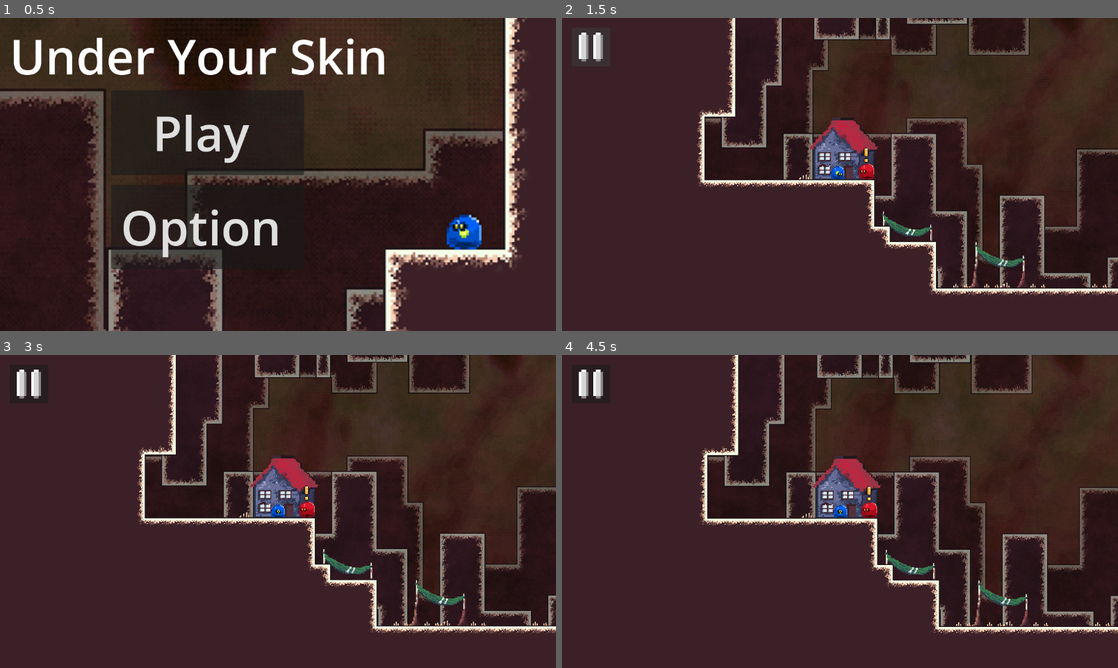
Above: before the commit, frames 1-4 (two rows, left to right).
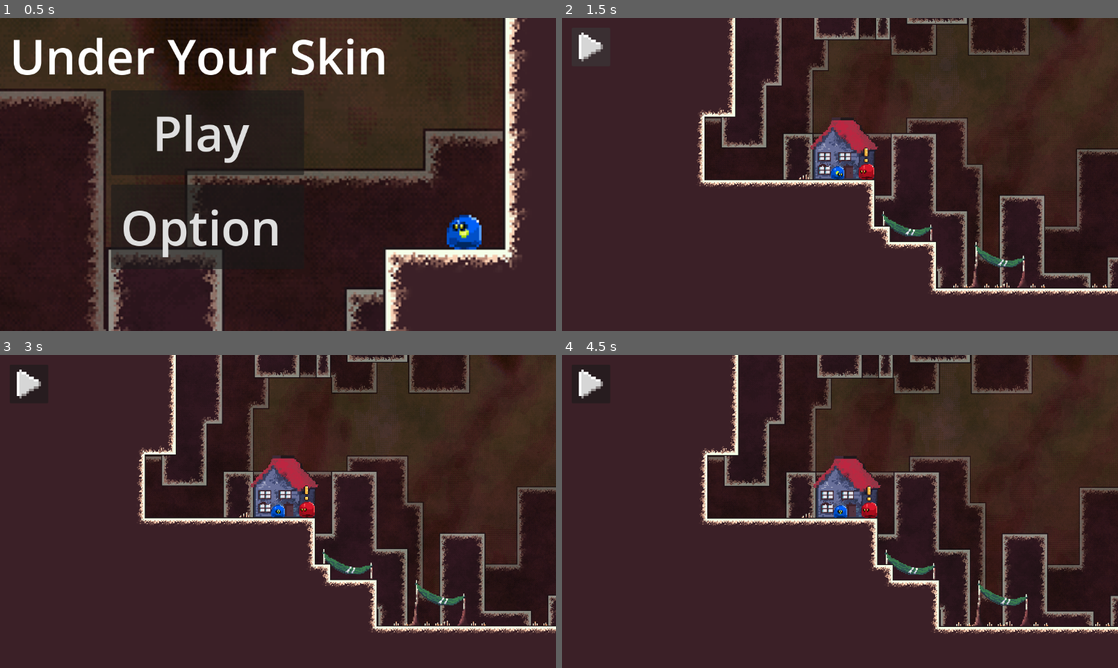
Above: after the commit, the same moments.

Repository: 2026-Hackathon/UnderYourSkin
Game: Godot game, scene res://Scenes/tempmenu.tscn
Two runs of this game, one before a commit and one after it. Both use one fixed random seed, a clock stepped at 60 frames per second and the inputs below.
Inputs (mouse positions are in pixels of both pictures, inside the frame that each line leads up to):
- Up to frame 1 (0.5 s): no input
- Up to frame 2 (1.5 s): click "Play" at 0.5 s; click (589, 46) at 1.25 s
- Up to frame 3 (3 s): tap Enter at 2 s; move the mouse to (400, 495) at 2.02 s; click (400, 495) at 2.17 s; tap Space at 2.75 s; drag from (166, 527) to (311, 508) at 2.77 s
- Up to frame 4 (4.5 s): tap Enter at 3.5 s; move the mouse to (895, 442) at 3.52 s; click (895, 442) at 3.67 s; tap Space at 4.25 s; drag from (812, 574) to (673, 464) at 4.27 s

Frame 1 is identical in both runs. In frame 2, 0.2% of the frame differs, in the area x 3-8%, y 4-14%; in frame 3, 0.2%; in frame 4, 0.2%.
Error before the commit: Invalid call. Nonexistent function '_restoreorgans' in base 'Sprite2D (organs.gd)'. (res://Scripts/player_character.gd:167)

Commit message:
Fixed merge error with the organs
2 Organs (1 old, 1 new) fixed to only be the new one

Diff:
--- a/under-your-skin/Scenes/organs.gd
+++ /dev/null
@@ -1,51 +0,0 @@
-extends Sprite2D
-#initialises vars
-var animation_time: float = 0.3
-var animation_expansion: float = 10
-var explodetween
-
-# Called when the node enters the scene tree for the first time.
-func _ready() -> void:
-	pass # Replace with function body.
-
-# Called when explosion should occur i.e when double jumping
-func explosion():
-	#uncomment for debug
-		print("Explode synapses!")
-		hide()
-	#explode animation
-		#creates a tween
-		explodetween = create_tween()
-		#creates explosion effect sprite
-		var explode_effect = Sprite2D.new()
-		explode_effect.texture = preload("res://Sprites/Player/PlayerSpriteSheet.png")
-		explode_effect.region_enabled = true
-		#gets region of sprite sheet to reference
-		explode_effect.region_rect = Rect2(19, 18, 12, 12)
-		explode_effect.global_position = global_position
-		#initialise scale
-		explode_effect.scale = Vector2(1, 1)
-		#add the sprite to the scene
-		get_tree().current_scene.add_child(explode_effect)
-		#expands to [animation_expansion]x scale and fades to nun in [animation_time] seconds
-		explodetween.parallel().tween_property(explode_effect, "scale", Vector2(animation_expansion, animation_expansion), animation_time)
-		explodetween.parallel().tween_property(explode_effect, "modulate:a", 0.0, animation_time)
-		#waits for tween to end
-		await explodetween.finished
-		#delete sprite
-		explode_effect.queue_free()
-
-#restores players organs
-func _restoreorgans():
-	show()
-	#pauses the explosion amnimation
-func pause_explosion():
-	if explodetween:
-		explodetween.pause()
-		#resumes explosion animation
-func resume_explosion():
-	if explodetween:
-		explodetween.play()
-# Called every frame. 'delta' is the elapsed time since the previous frame.
-func _process(_delta: float) -> void:
-	pass
--- a/under-your-skin/Scripts/organs.gd
+++ b/under-your-skin/Scripts/organs.gd
@@ -1,58 +1,51 @@
 extends Sprite2D
-#initialises so that double jump animation can play
-var used_double_jump: bool = false
+#initialises vars
 var animation_time: float = 0.3
-var animation_expansion: float = 5
+var animation_expansion: float = 10
+var explodetween
 
-#gets playercharacter node
-@onready var playernode = get_node("../..")#
 # Called when the node enters the scene tree for the first time.
 func _ready() -> void:
 	pass # Replace with function body.
 
-# Called every frame. 'delta' is the elapsed time since the previous frame.
-func _process(_delta: float) -> void:
-	#checks if jump count = 0 and whetehr the animation has already played for this jump
-	if playernode.jump_count == 0 and used_double_jump == false :
-		#sets so that animation wont repeat
-		used_double_jump = true
-		#Debug
-		#print("Explode synapses!")
+# Called when explosion should occur i.e when double jumping
+func explosion():
+	#uncomment for debug
+		print("Explode synapses!")
 		hide()
 	#explode animation
 		#creates a tween
-		var explodetween = create_tween()
+		explodetween = create_tween()
 		#creates explosion effect sprite
 		var explode_effect = Sprite2D.new()
 		explode_effect.texture = preload("res://Sprites/Player/PlayerSpriteSheet.png")
 		explode_effect.region_enabled = true
-
-
 		#gets region of sprite sheet to reference
 		explode_effect.region_rect = Rect2(19, 18, 12, 12)
 		explode_effect.global_position = global_position
-
 		#initialise scale
-		explode_effect.scale = Vector2.ONE
-
+		explode_effect.scale = Vector2(1, 1)
 		#add the sprite to the scene
 		get_tree().current_scene.add_child(explode_effect)
-
 		#expands to [animation_expansion]x scale and fades to nun in [animation_time] seconds
 		explodetween.parallel().tween_property(explode_effect, "scale", Vector2(animation_expansion, animation_expansion), animation_time)
 		explodetween.parallel().tween_property(explode_effect, "modulate:a", 0.0, animation_time)
-
-		#waits until animatiomn over
+		#waits for tween to end
 		await explodetween.finished
-
 		#delete sprite
 		explode_effect.queue_free()
 
-	#if jump_counts > 0
-	if playernode.jump_count > 0:
-		#allow the animation to be played next time [jump_ount] = 0
-		used_double_jump = false
-		#shows organ back
-		show()
-			#show
+#restores players organs
+func _restoreorgans():
+	show()
+	#pauses the explosion amnimation
+func pause_explosion():
+	if explodetween:
+		explodetween.pause()
+		#resumes explosion animation
+func resume_explosion():
+	if explodetween:
+		explodetween.play()
+# Called every frame. 'delta' is the elapsed time since the previous frame.
+func _process(_delta: float) -> void:
 	pass
Not shown, changed: under-your-skin/Scripts/organs.gd.uid
